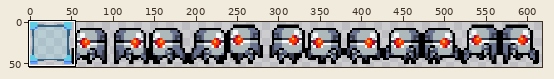
A sprite sheet gets an edit: android/assets/atlas/playerAtlas.png. The first picture is a wide view before the edit; the outline marks the close-up.
Close-up. Before the commit:
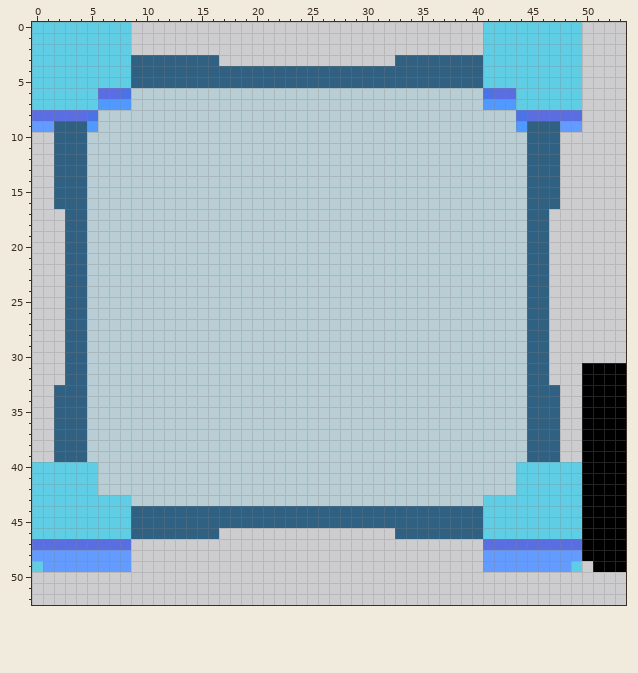
The file is 1024x64 pixels. Colours within 5 levels of each other are drawn and written as one. Shown: x 0..53, y 0..52. The wide view leaves out empty margins.
After:
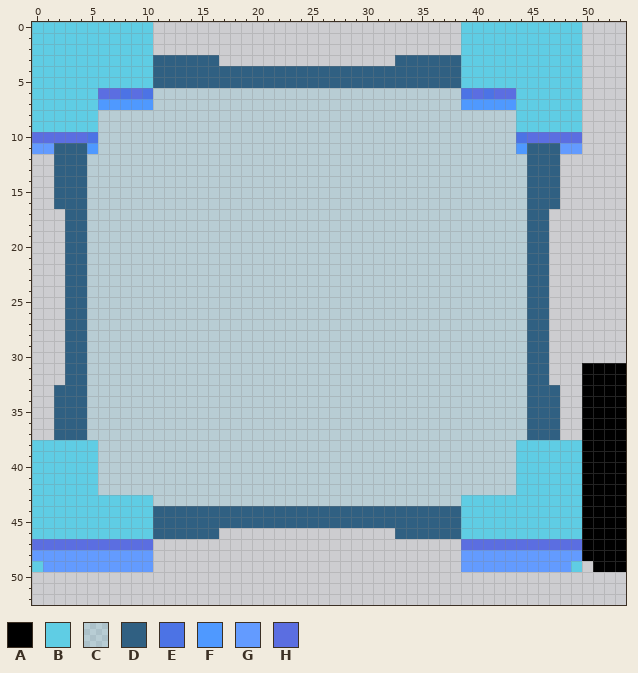
Palette (. is transparent): A #000000  B #5fcde4  C #61cce632  D #306082  E #4c73e5  F #4f99ff  G #639bff  H #5b6ee1
From old to new:
y 0..2: x 9..10 .. -> BB; x 39..40 .. -> BB
y 3..5: x 9..10 DD -> BB; x 39..40 DD -> BB
y 6: x 9..10 CC -> HE; x 39..40 CC -> EH
y 7: x 9..10 CC -> FF; x 39..40 CC -> FF
y 8: x 0..5 HHHHHE -> BBBBBB; x 44..49 EHHHHH -> BBBBBB
y 9: x 0..5 GGDDDF -> BBBBBB; x 44..49 FDDDGG -> BBBBBB
y 10: x 0..5 ..DDDC -> HHHHHE; x 44..49 CDDD.. -> EHHHHH
y 11: x 0..1 .. -> GG; x 5 C -> F; x 44 C -> F; x 48..49 .. -> GG
y 38..39: x 0..5 ..DDDC -> BBBBBB; x 44..49 CDDD.. -> BBBBBB
y 43: x 9..10 CC -> BB; x 39..40 CC -> BB
y 44..46: x 9..10 DD -> BB; x 39..40 DD -> BB
y 47: x 9..10 .. -> HH; x 39..40 .. -> HH
y 48..49: x 9..10 .. -> GG; x 39..40 .. -> GG
Where, in picture pixels (left, top, right, bottom), the same in both close-ups:
changed: (131, 22, 153, 110)
changed: (461, 22, 582, 154)
changed: (32, 110, 98, 154)
changed: (32, 440, 98, 462)
changed: (461, 440, 582, 572)
changed: (131, 495, 153, 572)
